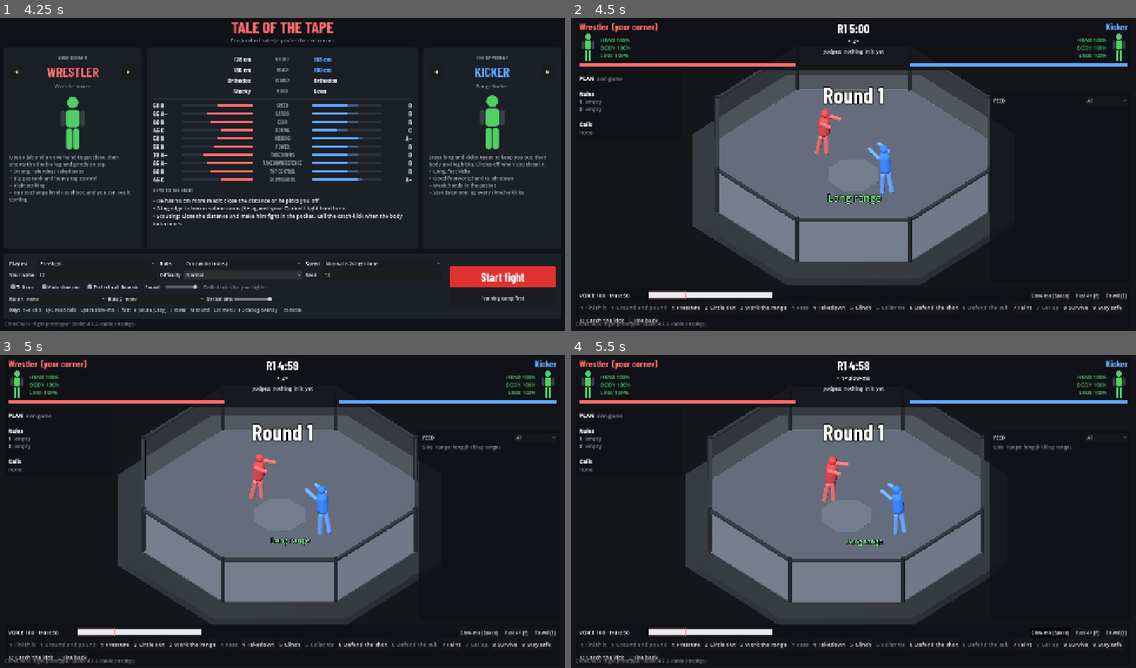
Above: before the commit, frames 1-4 (two rows, left to right).
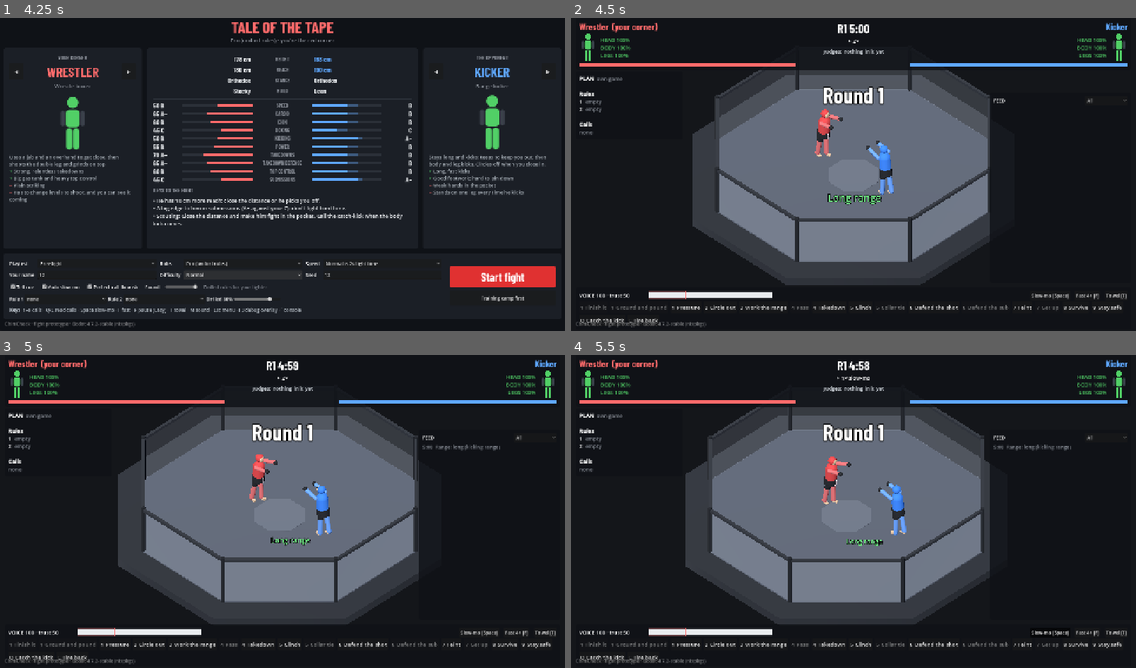
Above: after the commit, the same moments.

Repository: Dazedgenie/DazedMMA
Game: Godot game, scene res://game/main.tscn
Two runs of this game, one before a commit and one after it. Both use one fixed random seed, a clock stepped at 60 frames per second and the inputs below.
Inputs (mouse positions are in pixels of both pictures, inside the frame that each line leads up to):
- Up to frame 1 (4.25 s): click (96, 274) at 0.52 s; type "12" at 0.6 s; click (384, 274) at 0.75 s; type "12" at 0.83 s; click "Normal is 2× fight time" at 1.25 s; click "Normal is 2× fight time" at 2 s; click "Normal" at 2.75 s; click "Normal" at 3.5 s
- Up to frame 2 (4.5 s): click "Start fight" at 4.25 s
- Up to frame 3 (5 s): no input
- Up to frame 4 (5.5 s): tap Enter at 5 s; move the mouse to (977, 492) at 5.02 s; hold Shift from 5.03 s (still down); click (977, 492) at 5.17 s; tap Space at 5.27 s

Frame 1 is identical in both runs. In frame 2, 0.2% of the frame differs, in the area x 43-57%, y 30-57%; in frame 3, 0.2%; in frame 4, 0.2%, in the area x 44-60%, y 33-58%.

Commit message:
D211: fighters with a front and a back (face, shorts, gloves, feet)
Kyle asked to tell the fighters' front from their back and picked a face,
shorts and gloves. Each grey-box fighter gets a face with eyes, dark
shorts with a white stripe down the front, dark gloves and feet with the
toes forward. View only.

Co-Authored-By: Claude Opus 5.5 <noreply@anthropic.com>
Claude-Session: https://claude.ai/code/session_01KLgVhkxZGm4JCsjE3kH1sc

Diff:
--- a/game/fighter_figure.gd
+++ b/game/fighter_figure.gd
@@ -21,6 +21,12 @@
 const HIP_WIDTH: float = 0.12
 const SHOULDER_WIDTH: float = 0.24
 const OVERHEAD: float = 2.05
+const GLOVE_RADIUS: float = 0.075
+const FOOT_LENGTH: float = 0.2
+const SHORTS_HEIGHT: float = 0.24
+## The face and feet (skin), and the shorts and gloves (D211): they show which way he faces.
+const FACE_COLOUR := Color("#e8c4a0")
+const GEAR_COLOUR := Color("#22252b")
 ## A kneeling leg shows only the thigh: this share of the whole leg (D210).
 const KNEEL_LENGTH: float = 0.65
 ## How quickly the pose follows the move (per second; higher is snappier).
@@ -49,6 +55,8 @@
 var _legs: Array[Node3D] = []  # [lead, rear] hip pivots
 var _arm_meshes: Array[Node3D] = []  # arm pivots at the shoulder (stretch from there)
 var _leg_meshes: Array[Node3D] = []  # leg pivots at the hip
+var _gloves: Array[Node3D] = []  # [lead, rear], at the end of each arm
+var _feet: Array[Node3D] = []  # [lead, rear], at the end of each leg, toes forward
 var _move_label: Label3D
 var _call_label: Label3D
 var _ring: MeshInstance3D
@@ -445,6 +453,11 @@
 	var thighs: float = lerpf(1.0, KNEEL_LENGTH, _pose.kneel)
 	_leg_meshes[0].scale.y = thighs
 	_leg_meshes[1].scale.y = lerpf(1.0, 0.55, _pose.knee_short) * thighs
+	# Gloves and feet ride the ends of the stretched limbs but keep their own shape (D211).
+	for side in 2:
+		_gloves[side].scale.y = 1.0 / maxf(0.1, _arm_meshes[side].scale.y)
+		_feet[side].scale.y = 1.0 / maxf(0.1, _leg_meshes[side].scale.y)
+		_feet[side].visible = _pose.kneel < 0.5 and _leg_meshes[side].scale.y > 0.8  # Kneeling: only the thigh shows.
 	_body_material.albedo_color = colour.darkened(0.45) if f.is_down() else colour
 
 
@@ -469,6 +482,45 @@
 	_head.material_override = _body_material
 	_head.position.y = TORSO_LENGTH / 2.0 + HEAD_RADIUS + 0.12
 	_torso.add_child(_head)
+	# Front and back (D211): a face on the front of the head, dark fight shorts, dark gloves, and feet
+	# with the toes forward, so you can tell which way he faces even lying down.
+	var face := MeshInstance3D.new()
+	var face_mesh := SphereMesh.new()
+	face_mesh.radius = HEAD_RADIUS * 0.72
+	face_mesh.height = HEAD_RADIUS * 1.44
+	face.mesh = face_mesh
+	face.material_override = _material(FACE_COLOUR)
+	face.scale = Vector3(1.0, 1.0, 0.45)
+	face.position = Vector3(0.0, -0.01, -HEAD_RADIUS * 0.72)
+	_head.add_child(face)
+	var eye_material: StandardMaterial3D = _material(GEAR_COLOUR)
+	for eye_x: float in [-0.04, 0.04]:
+		var eye := MeshInstance3D.new()
+		var eye_mesh := SphereMesh.new()
+		eye_mesh.radius = 0.018
+		eye_mesh.height = 0.036
+		eye.mesh = eye_mesh
+		eye.material_override = eye_material
+		eye.position = Vector3(eye_x, 0.025, -HEAD_RADIUS * 0.97)
+		_head.add_child(eye)
+	var gear_material: StandardMaterial3D = _material(GEAR_COLOUR)
+	var shorts := MeshInstance3D.new()
+	var shorts_mesh := CylinderMesh.new()
+	shorts_mesh.top_radius = BODY_RADIUS + 0.012
+	shorts_mesh.bottom_radius = BODY_RADIUS + 0.02
+	shorts_mesh.height = SHORTS_HEIGHT
+	shorts_mesh.radial_segments = 12
+	shorts.mesh = shorts_mesh
+	shorts.material_override = gear_material
+	shorts.position.y = SHORTS_HEIGHT / 2.0 - 0.06
+	_hips.add_child(shorts)
+	var band := MeshInstance3D.new()  # The waistband, in the corner's colour, with a white stripe down the front.
+	var band_mesh := BoxMesh.new()
+	band_mesh.size = Vector3(0.05, SHORTS_HEIGHT * 0.9, 0.02)
+	band.mesh = band_mesh
+	band.material_override = _material(Color.WHITE.lerp(colour, 0.15))
+	band.position = Vector3(0.0, 0.0, -(BODY_RADIUS + 0.018))
+	shorts.add_child(band)
 	var limb_material: StandardMaterial3D = _material(colour.lightened(0.25))
 	for side: float in [lead, -lead]:
 		var shoulder := Node3D.new()
@@ -481,6 +533,15 @@
 		shoulder.add_child(arm_pivot)
 		_arms.append(shoulder)
 		_arm_meshes.append(arm_pivot)
+		var glove := MeshInstance3D.new()
+		var glove_mesh := SphereMesh.new()
+		glove_mesh.radius = GLOVE_RADIUS
+		glove_mesh.height = GLOVE_RADIUS * 2.0
+		glove.mesh = glove_mesh
+		glove.material_override = gear_material
+		glove.position.y = -ARM_LENGTH
+		arm_pivot.add_child(glove)
+		_gloves.append(glove)
 		var hip := Node3D.new()
 		hip.position = Vector3(side * HIP_WIDTH, 0.0, 0.0)
 		_hips.add_child(hip)
@@ -491,6 +552,24 @@
 		hip.add_child(leg_pivot)
 		_legs.append(hip)
 		_leg_meshes.append(leg_pivot)
+		var leg_short := MeshInstance3D.new()  # The shorts' leg over the top of the thigh.
+		var leg_short_mesh := CylinderMesh.new()
+		leg_short_mesh.top_radius = LIMB_RADIUS * 1.25 + 0.03
+		leg_short_mesh.bottom_radius = LIMB_RADIUS * 1.25 + 0.022
+		leg_short_mesh.height = 0.22
+		leg_short_mesh.radial_segments = 10
+		leg_short.mesh = leg_short_mesh
+		leg_short.material_override = gear_material
+		leg_short.position.y = -0.09
+		leg_pivot.add_child(leg_short)
+		var foot := MeshInstance3D.new()
+		var foot_mesh := BoxMesh.new()
+		foot_mesh.size = Vector3(0.09, 0.06, FOOT_LENGTH)
+		foot.mesh = foot_mesh
+		foot.material_override = _material(FACE_COLOUR)
+		foot.position = Vector3(0.0, -LEG_LENGTH + 0.03, -FOOT_LENGTH / 2.0 + 0.04)  # Toes forward.
+		leg_pivot.add_child(foot)
+		_feet.append(foot)
 
 	_move_label = _label(44)
 	_move_label.position.y = OVERHEAD + 0.32
--- a/tests/game/test_arena_view.gd
+++ b/tests/game/test_arena_view.gd
@@ -223,3 +223,23 @@
 	assert_almost_eq(Vector2(view.figures[0].position.x, view.figures[0].position.z).distance_to(want), 0.0, 0.01,
 		"there within two seconds")
 	assert_ne(guard_at, want)
+
+
+func test_the_face_gloves_and_toes_are_on_the_front_of_the_fighter() -> void:
+	var sim: FightSim = _sim()
+	var figure := FighterFigure.new(Color.RED)
+	add_child_autofree(figure)
+	figure.show_state(sim, 0, Vector2.ZERO, Vector2(1.0, 0.0), 1.0)  # Facing +x on the canvas.
+	var head: Vector3 = figure._head.global_position
+	var face: Node3D = figure._head.get_child(0)
+	assert_gt(face.global_position.x, head.x + 0.05, "the face is on the front of the head (D211)")
+	for side in 2:
+		var foot: Node3D = figure._feet[side]
+		var foot_box: Vector3 = foot.global_position
+		var leg_end: Vector3 = figure._leg_meshes[side].to_global(Vector3(0.0, -FighterFigure.LEG_LENGTH, 0.0))
+		assert_gt(foot_box.x, leg_end.x, "toes forward")
+		assert_true(foot.visible, "standing, the feet show")
+	assert_gt(figure._gloves[0].global_position.x, figure._hips.global_position.x, "his guard is up in front of him")
+	sim.apply_transition(0, "double_leg")
+	figure.show_state(sim, 0, Vector2.ZERO, Vector2(1.0, 0.0), 1.0)
+	assert_false(figure._feet[0].visible, "kneeling on top, only the thigh shows")
Not shown, changed: CLAUDE.md
Not shown, changed: docs/00-design-planning.md
Not shown, changed: docs/06-fight-hud.md
